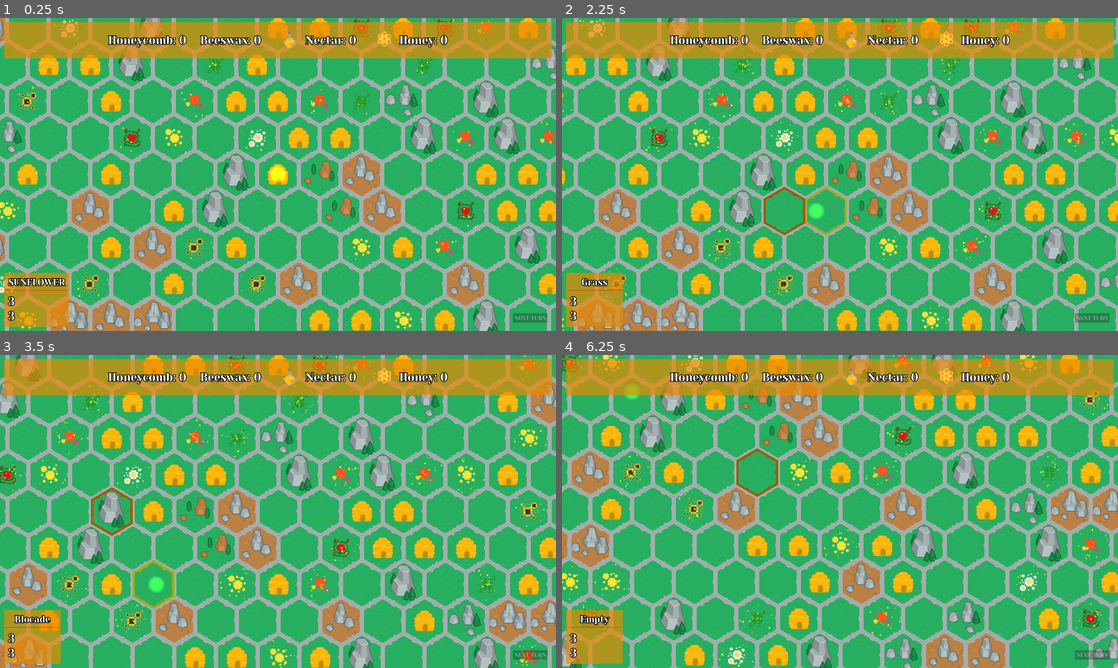
Above: before the commit, frames 1-4 (two rows, left to right).
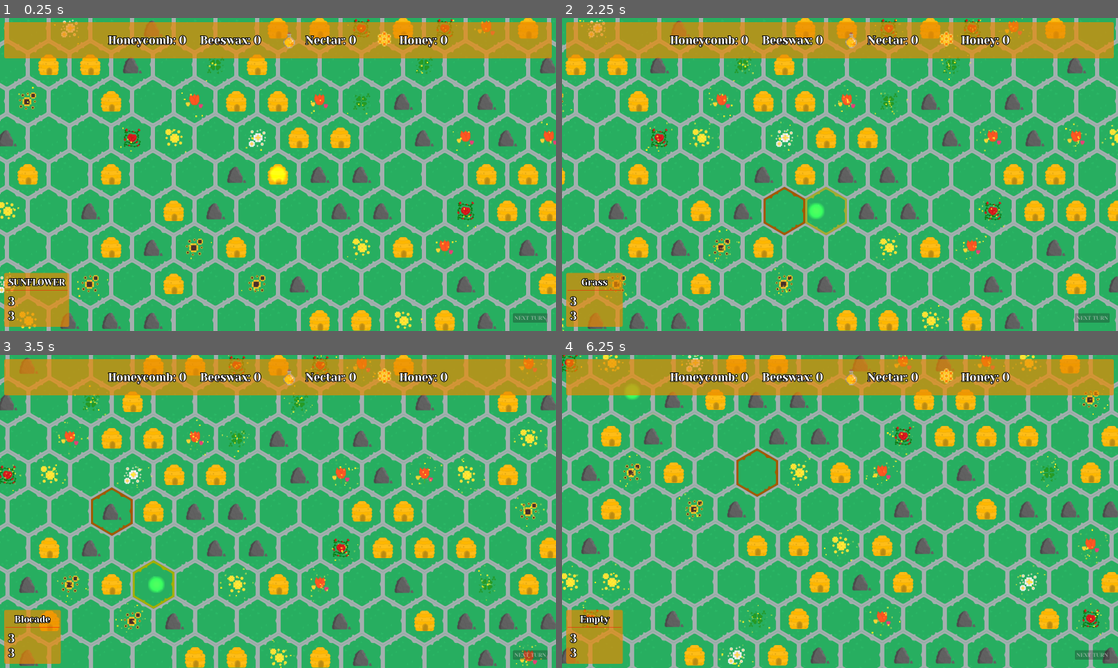
Above: after the commit, the same moments.

Repository: SpeedfireV/slavic-game-jam
Game: Godot game, scene res://game.tscn
The game is run twice, just before and just after one commit, with the same random seed, the same clock (stepped at 60 frames per second) and the same inputs.
Inputs (mouse positions are in pixels of both pictures, inside the frame that each line leads up to):
- Up to frame 1 (0.25 s): no input
- Up to frame 2 (2.25 s): drag from (840, 174) to (878, 246) at 0.52 s; drag from (862, 212) to (817, 136) at 1.27 s; move the mouse to (817, 212) at 2.02 s; hold D (move_right) from 2.03 s (still down); click (817, 212) at 2.1 s
- Up to frame 3 (3.5 s): release D (move_right) at 2.75 s; drag from (116, 511) to (155, 583) at 2.77 s
- Up to frame 4 (6.25 s): drag from (695, 473) to (717, 583) at 3.52 s; drag from (734, 473) to (717, 583) at 4.27 s; move the mouse to (756, 511) at 5.02 s; hold S (move_down) 5.03-5.75 s; click (756, 511) at 5.1 s; drag from (756, 461) to (634, 389) at 5.77 s

The runs differ from the first frame. In frame 1, 10% of the frame differs, in the area x 0-100%, y 0-100%; in frame 2, 10%; in frame 3, 11%; in frame 4, 12%.

Commit message:
big stone sounds
big stone sounds

Diff:
--- a/map/map_hexagon.gd
+++ b/map/map_hexagon.gd
@@ -93,11 +93,7 @@
 
 
 const OBSTACLES: Array[Texture2D] = [
-	preload("res://assets/hexagons/obstacles/obstacle_1.png"),
-	preload("res://assets/hexagons/obstacles/obstacle_2.png"),
-	preload("res://assets/hexagons/obstacles/obstacle_3.png"),
-	preload("res://assets/hexagons/obstacles/obstacle_4.png"),
-	preload("res://assets/hexagons/obstacles/obstacle_5.png"),
+	preload("res://assets/hexagons/obstacles/big_stone.png")
 ]
 
 const DEFAULT_HEX_BORDER: Texture2D = preload("res://assets/hexagons/default_hex_border.png")
@@ -106,7 +102,8 @@
 func _ready():
 	hexagon_type = HexagonType.values().pick_random()
 	if hexagon_type == HexagonType.Blocade:
-		hexagon_sprite.texture = OBSTACLES[randi() % OBSTACLES.size()]
+		hexagon_resource.texture = OBSTACLES[randi() % OBSTACLES.size()]
+		hexagon_resource.scale = Vector2(2, 2)
 	if hexagon_type == HexagonType.Flower:
 		hexagon_resource.texture = Flowers.FLOWER_TEXTURES.pick_random()
 		hexagon_resource.scale = Vector2(1.7, 1.7)
Binary file added: assets/hexagons/obstacles/big_stone.png
Not shown, added: assets/hexagons/obstacles/big_stone.png.import
Not shown, added: assets/sounds/bee_buzzaway.wav.import
Not shown, added: assets/sounds/intercity.wav.import
Not shown, added: assets/sounds/pogodne-theme.wav.import
Not shown, added: assets/sounds/ui_pop.mp3.import
Not shown, added: assets/sounds/woosh.wav.import
Not shown, added: assets/sounds/bee_buzzaway.wav
Not shown, added: assets/sounds/intercity.wav
Not shown, added: assets/sounds/pogodne-theme.wav
Not shown, added: assets/sounds/ui_pop.mp3
Not shown, added: assets/sounds/woosh.wav
